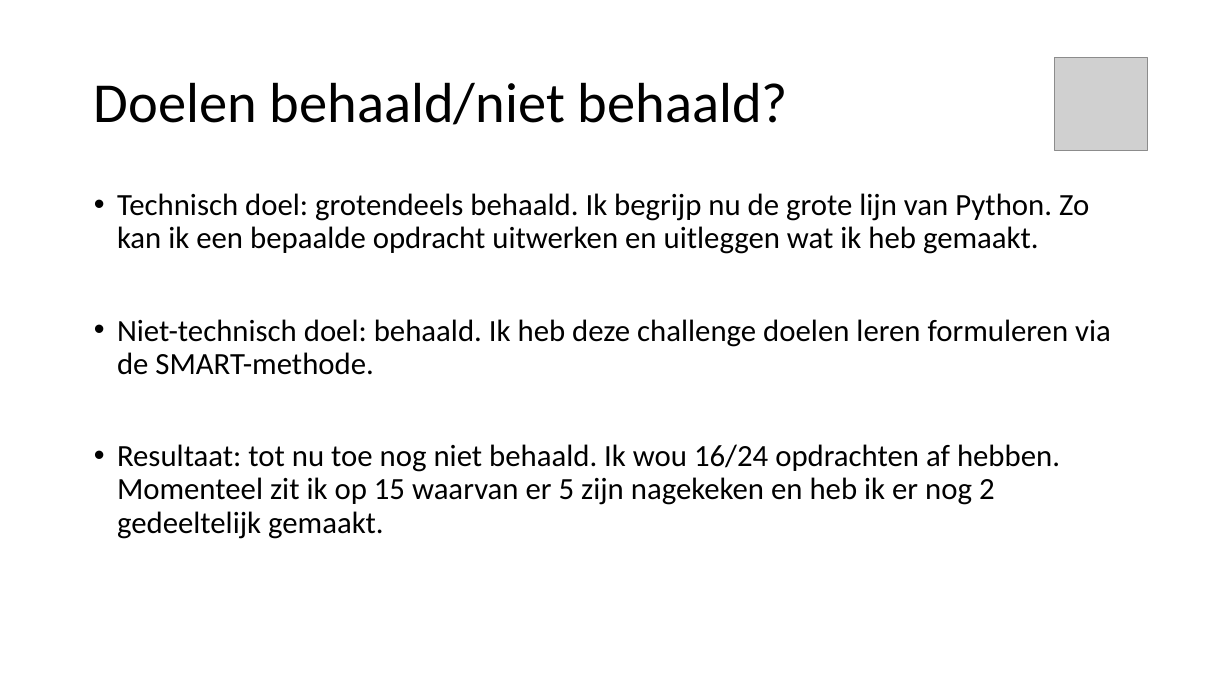
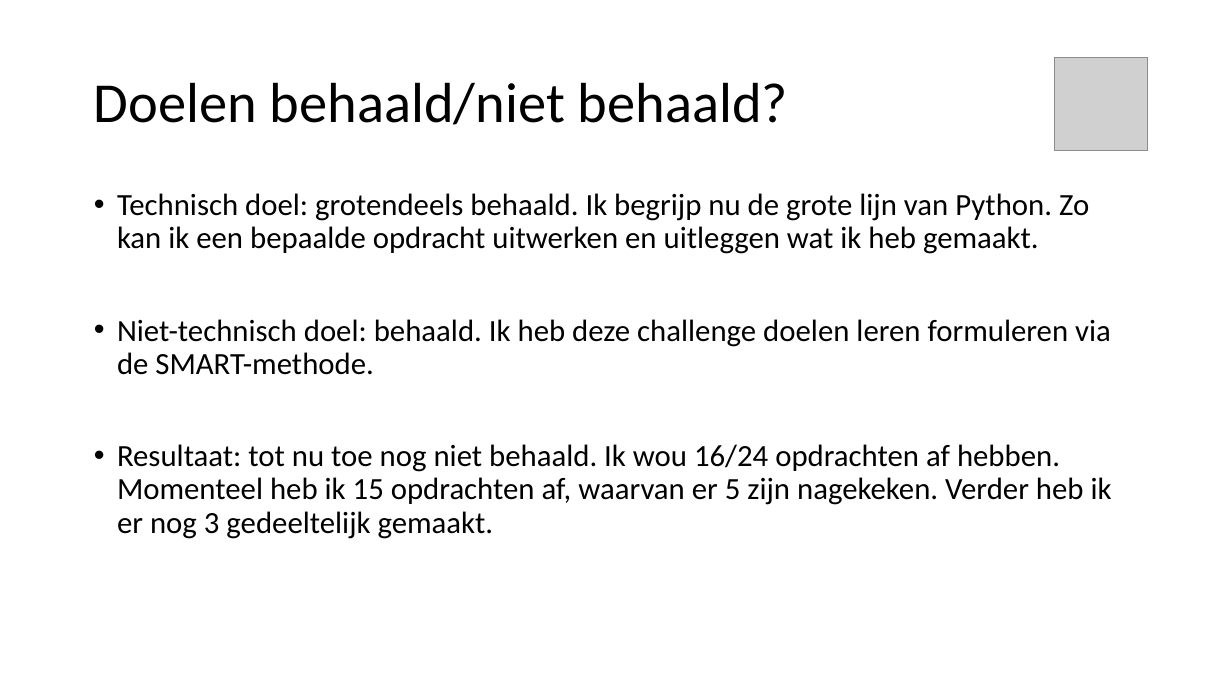
Before and after one commit to KM-Vista/Challenge4, a slide deck: slide 6 of Presentatie.pptx. Drawn at 1232x693 pixels with LibreOffice and Linux fonts; fonts in the diff are those of the drawing; grey boxes stand for pictures. Boxes give left, top, right and bottom in pixels: in the first picture for what was removed or moved away, otherwise in the second. Text is boxed around its words. In the diff, an @@ line names an element or a change of style, - is before the commit and + after.

```diff
--- a/Presentatie.pptx
+++ b/Presentatie.pptx
@@ text at (117,444,1112,539): text changed @@
-• Resultaat: tot nu toe nog niet behaald. Ik wou 16/24 opdrachten af hebben. Momenteel zit ik op 15 waarvan er 5 zijn nagekeken en heb ik er nog 2 gedeeltelijk gemaakt.
+• Resultaat: tot nu toe nog niet behaald. Ik wou 16/24 opdrachten af hebben. Momenteel heb ik 15 opdrachten af, waarvan er 5 zijn nagekeken. Verder heb ik er nog 3 gedeeltelijk gemaakt.
```
Also in this commit, not shown: 3 other files.
